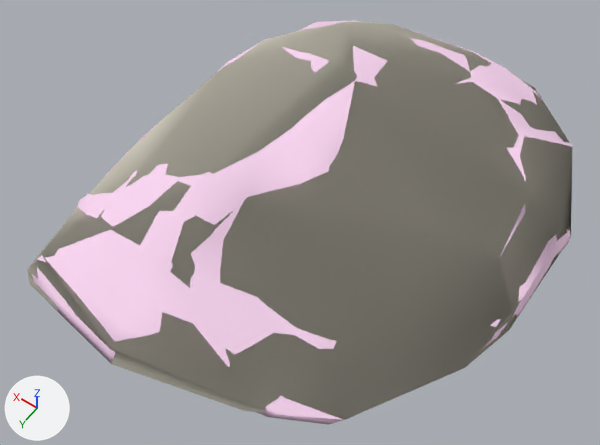
A saved change to the Blender file src/props_nature/rock_worn001.blend.
One viewpoint serves both versions: a 50 mm lens placed at (-46.4, 77.5, 112.6), pointed at (2.9, 8.5, 4.1). The axes (+X, +Y, +Z) are drawn at lower left. The lights are the same throughout.

Objects in the first picture: 'rock_worn001', 'rock_worn001_physics'.
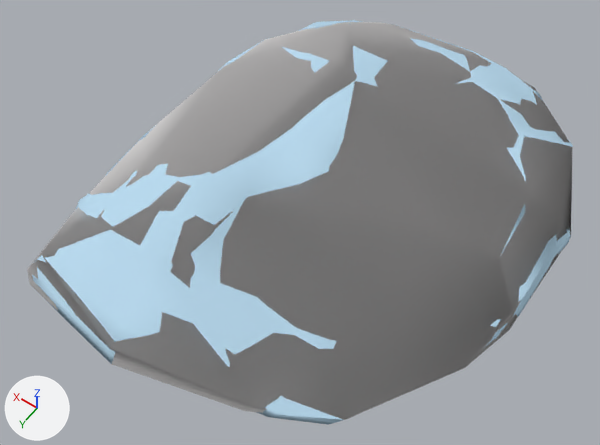
The change, as a diff of the scene's bpy script:
```diff
--- a/src/props_nature/rock_worn001.blend.py
+++ b/src/props_nature/rock_worn001.blend.py
@@ mat_rock_worn001 @@
 mat_rock_worn001 = diffuse_material('rock_worn001')
-mat_rock_worn001.base_color = (0.947, 0.667, 0.87)  # white #f9d5f0
+mat_rock_worn001.base_color = (0.485, 0.698, 0.854)  # blue #b9daee
```

Boxes [x1, y1, x2, y2] around the edits, measured in the pictures (600 x 445 px):
'rock_worn001', recoloured (white to blue): [32, 20, 573, 425] in both
